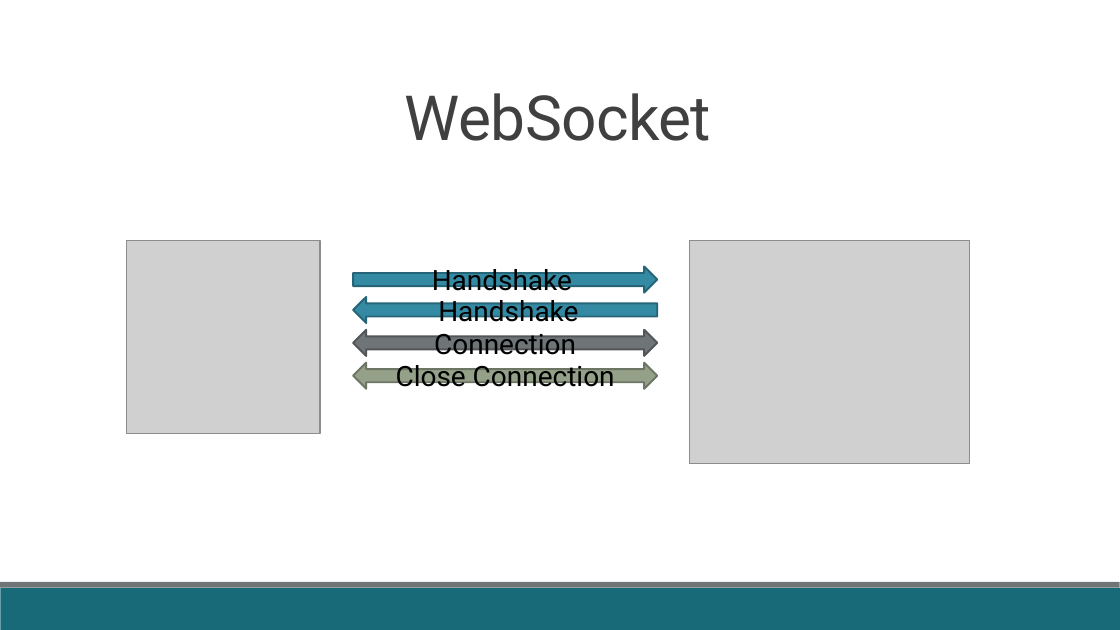
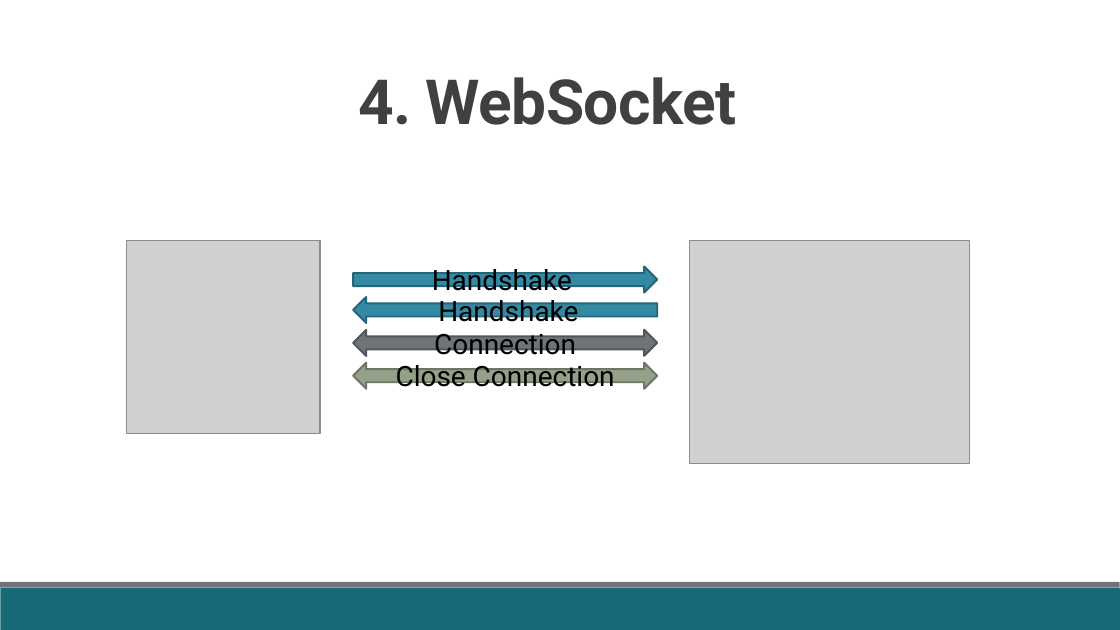
Before and after one commit to fabricioveronez/SignalR_Exemplos, a slide deck: slide 10 of docs/Apresentacao.pptx. Drawn at 1120x630 pixels with LibreOffice and Linux fonts; fonts in the diff are those of the drawing; grey boxes stand for pictures. Boxes give left, top, right and bottom in pixels: in the first picture for what was removed or moved away, otherwise in the second. Text is boxed around its words. In the diff, an @@ line names an element or a change of style, - is before the commit and + after.

```diff
--- a/docs/Apresentacao.pptx
+++ b/docs/Apresentacao.pptx
@@ title at <box>358,77,736,125</box>: text changed; bold on @@
-WebSocket
+4. WebSocket
```
Also in this commit, not shown: 11 other slides changed.
